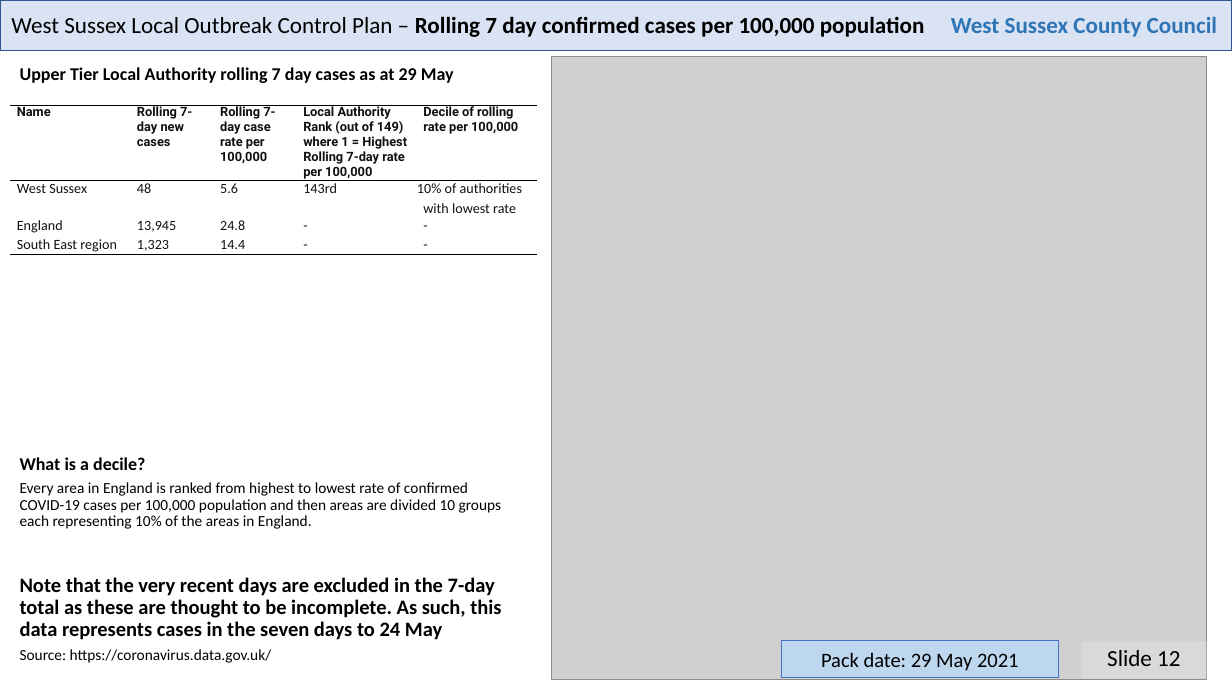
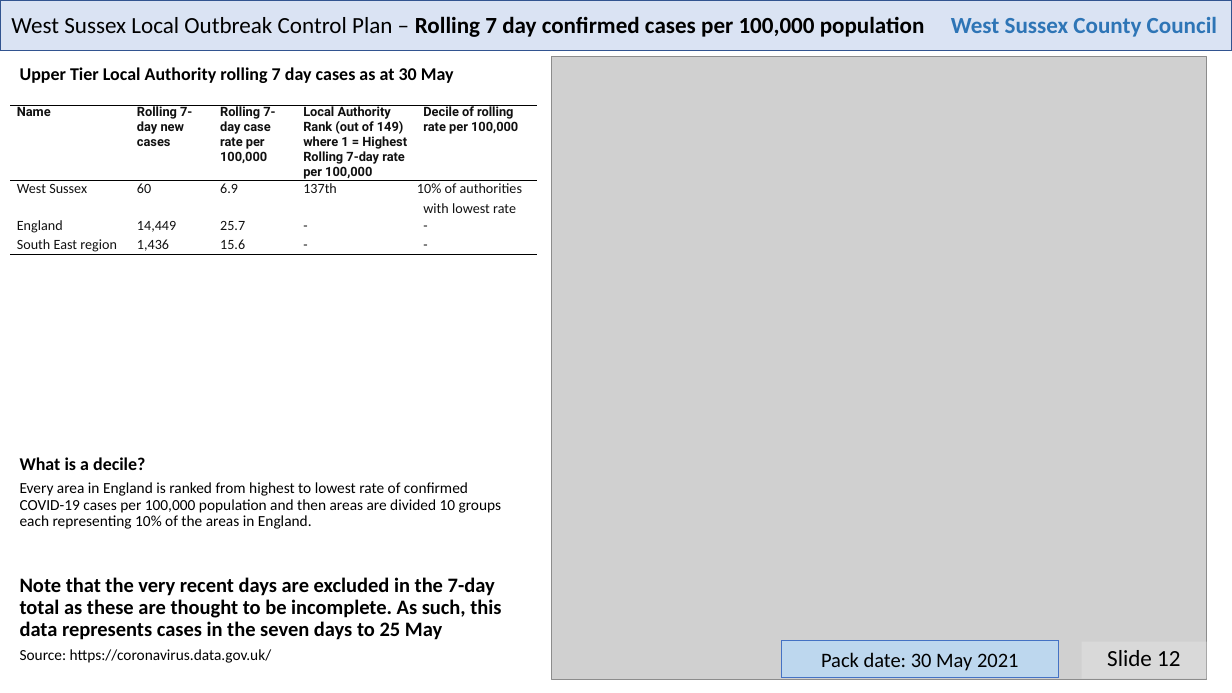
Before and after one commit to psychty/wsx_covid_datapack_public, a slide deck: slide 12 of Latest_West_Sussex_C19_slide_deck.pptx. Drawn at 1232x693 pixels with LibreOffice and Linux fonts; fonts in the diff are those of the drawing; grey boxes stand for pictures. Boxes give left, top, right and bottom in pixels: in the first picture for what was removed or moved away, otherwise in the second. Text is boxed around its words. In the diff, an @@ line names an element or a change of style, - is before the commit and + after.

```diff
--- a/Latest_West_Sussex_C19_slide_deck.pptx
+++ b/Latest_West_Sussex_C19_slide_deck.pptx
@@ text at (20,67,454,83): text changed @@
-Upper Tier Local Authority rolling 7 day cases as at 29 May
+Upper Tier Local Authority rolling 7 day cases as at 30 May
@@ table at (10,105,537,361) @@
-row 2: West Sussex | 48 | 5.6 | 143rd | 10% of authorities with lowest rate
+row 2: West Sussex | 60 | 6.9 | 137th | 10% of authorities with lowest rate
-row 3, column 2: 13,945
+row 3, column 2: 14,449
-row 3, column 3: 24.8
+row 3, column 3: 25.7
-row 4, column 2: 1,323
+row 4, column 2: 1,436
-row 4, column 3: 14.4
+row 4, column 3: 15.6
@@ text at (20,577,501,640): text changed @@
-Note that the very recent days are excluded in the 7-day total as these are thought to be incomplete. As such, this data represents cases in the seven days to 24 May
+Note that the very recent days are excluded in the 7-day total as these are thought to be incomplete. As such, this data represents cases in the seven days to 25 May
@@ text in rectangle at (821,652,1018,671): text changed @@
-Pack date: 29 May 2021
+Pack date: 30 May 2021
```
Also in this commit, not shown: 21 other slides changed, 51 other files.
